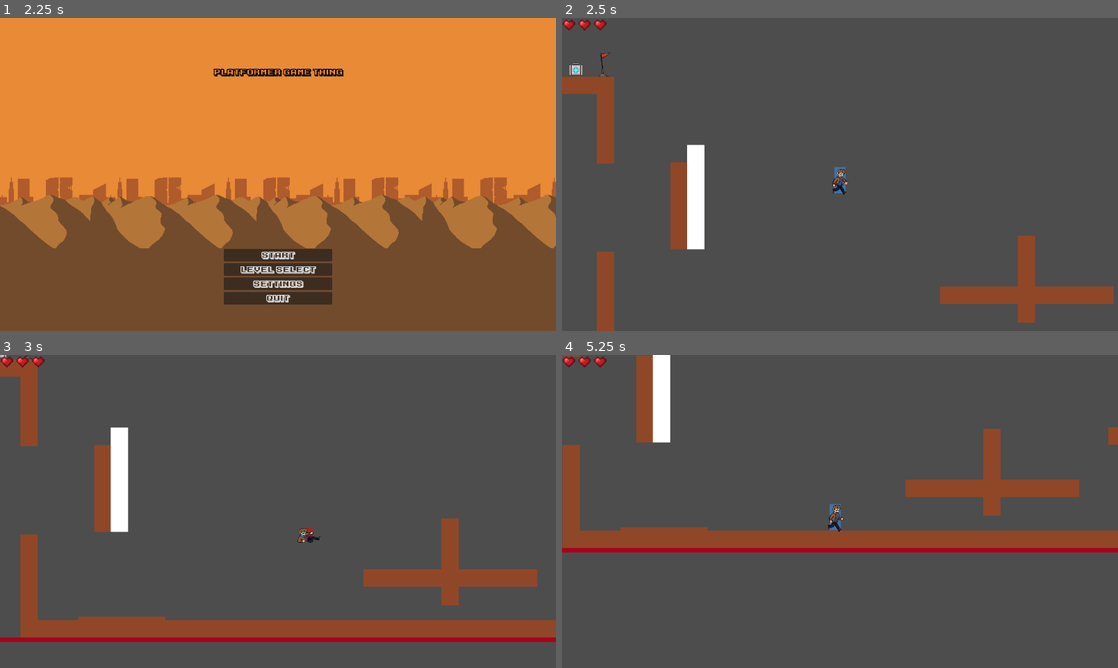
Above: before the commit, frames 1-4 (two rows, left to right).
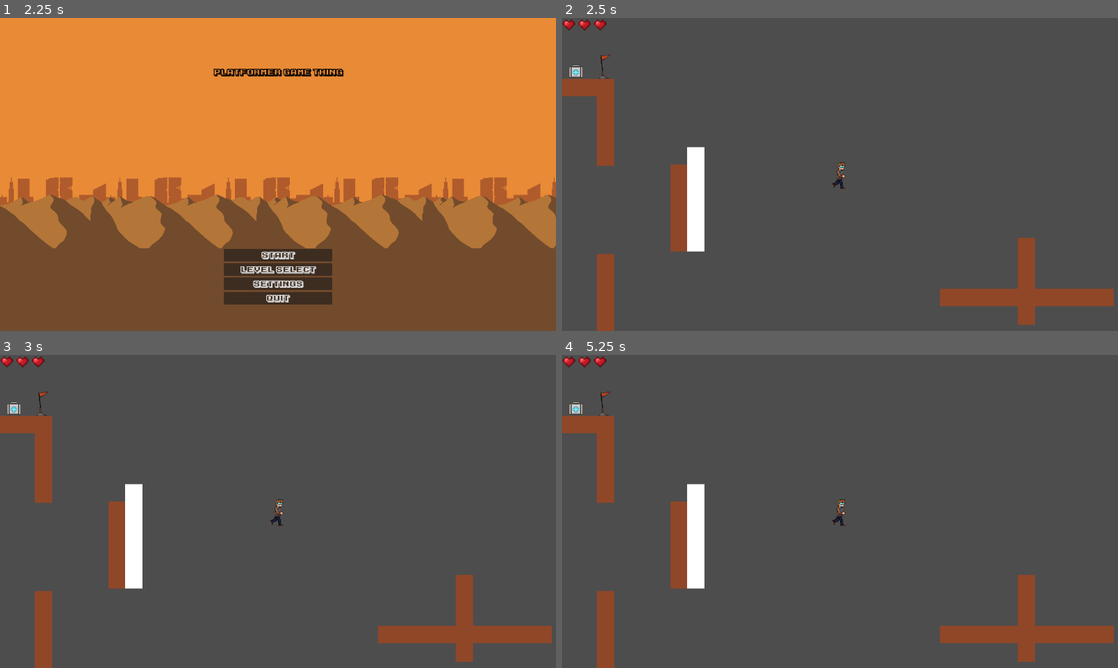
Above: after the commit, the same moments.

Repository: ShadowKnight-13/Platformer-Game
Game: Godot game, scene res://UI/main_menu.tscn
The game is run twice, just before and just after one commit, with the same random seed, the same clock (stepped at 60 frames per second) and the same inputs.
Inputs (mouse positions are in pixels of both pictures, inside the frame that each line leads up to):
- Up to frame 1 (2.25 s): click "Start" at 0.5 s; click "Start" at 1.25 s; click "Level Select" at 2 s
- Up to frame 2 (2.5 s): no input
- Up to frame 3 (3 s): tap Enter (ui_accept) at 2.75 s; move the mouse to (400, 495) at 2.77 s; hold D (move_right) from 2.78 s (still down); tap Shift (dash) at 2.85 s; click (400, 495) at 2.92 s
- Up to frame 4 (5.25 s): tap Space (jump) at 3.02, 3.77 s; tap K (attack, bound only after the commit) at 3.05, 3.6, 4.55, 5.1 s; move the mouse to (728, 527) at 3.52 s; tap Shift (dash) at 3.8, 4.35 s; move the mouse to (895, 442) at 4.27 s; release D (move_right) at 4.28 s; hold A (move_left) 4.28-5.03 s; move the mouse to (812, 574) at 5.02 s; hold D (move_right) from 5.03 s (still down); click (812, 574) at 5.17 s

Frame 1 is identical in both runs. In frame 2, 1.0% of the frame differs, in the area x 0-100%, y 10-98%; in frame 3, 15%; in frame 4, 18%, in the area x 0-100%, y 0-100%.
Error after the commit: Parse Error: Expected indented block after function declaration. (res://Player/Player.gd:696)

Commit message:
Melee attack
Kinda works but needs some collision fixes before full release

Diff:
--- a/Enemies/cactusEnemy.tscn
+++ b/Enemies/cactusEnemy.tscn
@@ -8,7 +8,7 @@
 height = 32.0
 
 [node name="CactusEnemy" type="CharacterBody2D" unique_id=1867671195]
-collision_layer = 0
+collision_layer = 8
 collision_mask = 2
 script = ExtResource("2_script")
 
--- a/Enemies/cactus_enemy.gd
+++ b/Enemies/cactus_enemy.gd
@@ -5,6 +5,8 @@
 @export var start_direction: int = -1
 
 var dir: int = -1
+var health: int = 2
+@onready var player: Node2D = null
 
 @onready var ground_ahead: RayCast2D = $GroundAhead
 @onready var wall_check: RayCast2D = $WallCheck
@@ -17,6 +19,11 @@
 	# Exclude self so raycasts don't hit our own collision shape
 	ground_ahead.add_exception_rid(get_rid())
 	wall_check.add_exception_rid(get_rid())
+	# Also ignore the player so they don't count as walls for detection
+	player = get_tree().get_first_node_in_group("player")
+	if player:
+		ground_ahead.add_exception(player)
+		wall_check.add_exception(player)
 
 func _physics_process(delta: float) -> void:
 	velocity.y += gravity * delta
@@ -24,7 +31,19 @@
 
 	ground_ahead.force_raycast_update()
 	wall_check.force_raycast_update()
-	var hit_wall := is_on_wall()
+	# Detect walls, but ignore collisions with the player
+	var hit_wall := false
+	for i in get_slide_collision_count():
+		var collision := get_slide_collision(i)
+		var collider := collision.get_collider()
+		# Skip the player so they don't cause a turn-around
+		if collider is Node and (collider as Node).is_in_group("player"):
+			continue
+		# Treat any non-player side collision as a wall
+		if collision.get_normal().x != 0.0:
+			hit_wall = true
+			break
+
 	var no_floor_ahead := ground_ahead != null and not ground_ahead.is_colliding()
 	var wall_ray_hit := wall_check != null and wall_check.is_colliding()
 
@@ -46,6 +65,12 @@
 		wall_check.position = Vector2(dir * 20, 0)
 		wall_check.target_position = Vector2(dir * 24, 0)
 
+
+func take_damage(amount: int) -> void:
+	health -= amount
+	if health <= 0:
+		queue_free()
+
 func _on_hurt_box_body_entered(body: Node2D) -> void:
 	if body.is_in_group("player"):
 		body.damage_player()
--- a/Main.tscn
+++ b/Main.tscn
@@ -6,7 +6,6 @@
 [ext_resource type="Texture2D" uid="uid://b86oo4ai3bhyo" path="res://Art Assets/hearts/heart_32x32.png" id="4_fos0i"]
 [ext_resource type="PackedScene" uid="uid://cq8n1nsit3vwx" path="res://UI/pause_menu.tscn" id="5_fos0i"]
 [ext_resource type="Script" uid="uid://bexpts2fd7op" path="res://main.gd" id="6_main"]
-
 
 [node name="Main" type="Node2D" unique_id=618264885]
 script = ExtResource("6_main")
--- a/Player/Player.gd
+++ b/Player/Player.gd
@@ -52,7 +52,9 @@
 var air_dash_horizontal_timer := 0.0
 var is_crouching := false
 
-var debug_rays = []
+@onready var melee_hitbox: Area2D = $MeleeHitbox
+
+#var debug_rays = []
 
 signal health_changed
 
@@ -106,6 +108,9 @@
 	if dash_cooldown_remaining > 0:
 		dash_cooldown_remaining -= delta
 
+	# Melee attack input
+	if Input.is_action_just_pressed("attack"):
+		_try_attack()
 	# === RESET JUMP FLAGS ON LANDING ===
 
 	if is_on_floor() and not was_on_floor_last_frame:
@@ -447,7 +452,8 @@
 		# Maintain sprite direction during dash
 		$Sprite2D.flip_h = dash_direction < 0
 		facing_direction = dash_direction  # Update facing direction during dash
-
+	_update_attack_timers(delta)
+	_update_melee_hitbox_position()
 	move_and_slide()
 
 	# === STEP-UP MECHANIC ===
@@ -689,8 +695,57 @@
 
 func _draw():
 	# Draw all stored debug rays
-	for ray in debug_rays:
-		if ray.type == "line":
-			draw_line(ray.start - global_position, ray.end - global_position, ray.color, 2.0)
-		elif ray.type == "circle":
-			draw_circle(ray.pos - global_position, 5, ray.color)
+	#for ray in debug_rays:
+		#if ray.type == "line":
+			#draw_line(ray.start - global_position, ray.end - global_position, ray.color, 2.0)
+		#elif ray.type == "circle":
+			#draw_circle(ray.pos - global_position, 5, ray.color)
+
+var is_attacking: bool = false
+var attack_duration: float = 0.18
+var attack_cooldown: float = 0.25
+var _attack_timer: float = 0.0
+var _attack_cooldown_timer: float = 0.0
+
+var melee_offset := Vector2(40, 0) #this can change to match hitbox
+
+func _try_attack() -> void:
+	if is_attacking or _attack_cooldown_timer > 0.0 or is_dashing:
+		return
+
+	is_attacking = true
+	_attack_timer = attack_duration
+	_attack_cooldown_timer = attack_cooldown
+
+	print("Attack started")
+
+	melee_hitbox.monitoring = true
+	melee_hitbox.monitorable = true
+
+	if $AnimationPlayer.has_animation("Attack"):
+		$AnimationPlayer.play("Attack")
+
+
+func _update_attack_timers(delta: float) -> void:
+	if _attack_cooldown_timer > 0.0:
+		_attack_cooldown_timer -= delta
+
+	if is_attacking:
+		_attack_timer -= delta
+		if _attack_timer <= 0.0:
+			is_attacking = false
+			melee_hitbox.monitoring = false
+			melee_hitbox.monitorable = false
+
+
+func _update_melee_hitbox_position() -> void:
+	if melee_hitbox:
+		melee_hitbox.position = Vector2(melee_offset.x * facing_direction, melee_offset.y)
+
+
+func _on_melee_hitbox_body_entered(body: Node2D) -> void:
+	if not is_attacking:
+		return
+
+	if body.has_method("take_damage"):
+		body.take_damage(1)
--- a/Player/Player.tscn
+++ b/Player/Player.tscn
@@ -3,6 +3,7 @@
 [ext_resource type="Script" uid="uid://dl3hynw85ktt4" path="res://Player/Player.gd" id="1_8y7yc"]
 [ext_resource type="Texture2D" uid="uid://fe21evhj0ubl" path="res://Art Assets/6. Character Animations 32p/Player/player-spritesheet.png" id="2_kpjcp"]
 [ext_resource type="PackedScene" uid="uid://dumlqjvjwddcd" path="res://Player/interaction_area.tscn" id="3_kne1u"]
+[ext_resource type="Script" uid="uid://b8rcmd3uv2s03" path="res://Player/melee_hitbox.gd" id="4_ddoul"]
 
 [sub_resource type="RectangleShape2D" id="RectangleShape2D_v6p7n"]
 size = Vector2(26, 60)
@@ -130,9 +131,12 @@
 &"Wall_slide": SubResource("Animation_tdg3f")
 }
 
+[sub_resource type="RectangleShape2D" id="RectangleShape2D_8g4oa"]
+size = Vector2(52, 13)
+
 [node name="Player" type="CharacterBody2D" unique_id=509081286 groups=["player"]]
 collision_layer = 3
-collision_mask = 15
+collision_mask = 7
 script = ExtResource("1_8y7yc")
 
 [node name="CollisionShape2D" type="CollisionShape2D" parent="." unique_id=487469612]
@@ -157,3 +161,15 @@
 libraries/ = SubResource("AnimationLibrary_cxr5p")
 
 [node name="InteractionArea" parent="." unique_id=466089267 instance=ExtResource("3_kne1u")]
+
+[node name="MeleeHitbox" type="Area2D" parent="." unique_id=730947021]
+monitoring = false
+monitorable = false
+collision_mask = 9
+script = ExtResource("4_ddoul")
+
+[node name="CollisionShape2D" type="CollisionShape2D" parent="MeleeHitbox" unique_id=493722756]
+position = Vector2(0, 0)
+shape = SubResource("RectangleShape2D_8g4oa")
+
+[connection signal="body_entered" from="MeleeHitbox" to="." method="_on_melee_hitbox_body_entered"]
--- /dev/null
+++ b/Player/melee_hitbox.gd
@@ -0,0 +1,11 @@
+extends Area2D
+
+
+# Called when the node enters the scene tree for the first time.
+func _ready() -> void:
+	pass # Replace with function body.
+
+
+# Called every frame. 'delta' is the elapsed time since the previous frame.
+func _process(delta: float) -> void:
+	pass
--- a/project.godot
+++ b/project.godot
@@ -157,6 +157,11 @@
 "events": [Object(InputEventJoypadButton,"resource_local_to_scene":false,"resource_name":"","device":-1,"button_index":0,"pressure":0.0,"pressed":true,"script":null)
 ]
 }
+attack={
+"deadzone": 0.2,
+"events": [Object(InputEventKey,"resource_local_to_scene":false,"resource_name":"","device":-1,"window_id":0,"alt_pressed":false,"shift_pressed":false,"ctrl_pressed":false,"meta_pressed":false,"pressed":false,"keycode":0,"physical_keycode":75,"key_label":0,"unicode":107,"location":0,"echo":false,"script":null)
+]
+}
 
 [layer_names]
 
Not shown, added: Player/melee_hitbox.gd.uid
